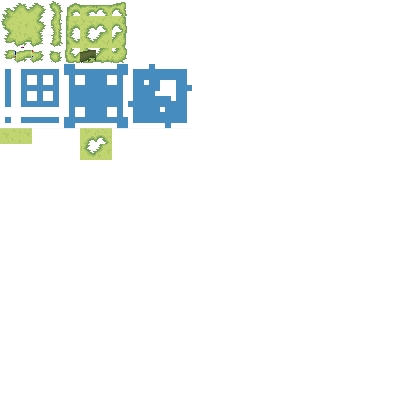
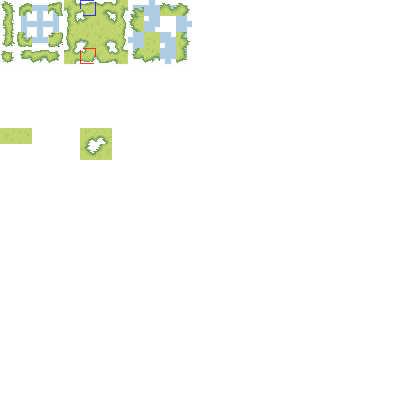
Two versions of the same layered image (w=400, h=416). Layer-by-layer changes:
added group "Guides" (77%) with 3 layers in group "tileset_recolor" over bbox(48, 0, 96, 64)
added layer "Pasted Layer #4" in group "Guides" over bbox(48, 32, 63, 47)
added layer "Pasted Layer #5" in group "Guides" over bbox(80, 48, 96, 64)
moved "Pasted Layer #2" into group "Guides", painted on it over bbox(15, 0, 96, 65)
removed layer "Layer" from group "tileset_recolor" over bbox(80, 50, 96, 63)
moved "Floors_Tiles.png copy" above "Pasted Layer #3", painted on it over bbox(0, 0, 190, 129)
"Pasted Layer #3": opacity 100% → 44%, painted on it over bbox(0, 0, 192, 129)
